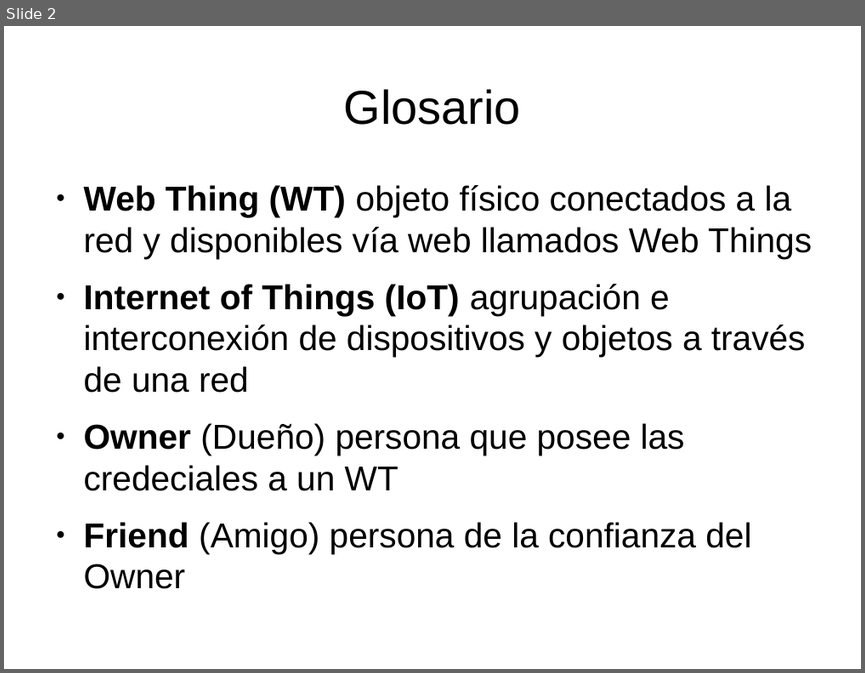
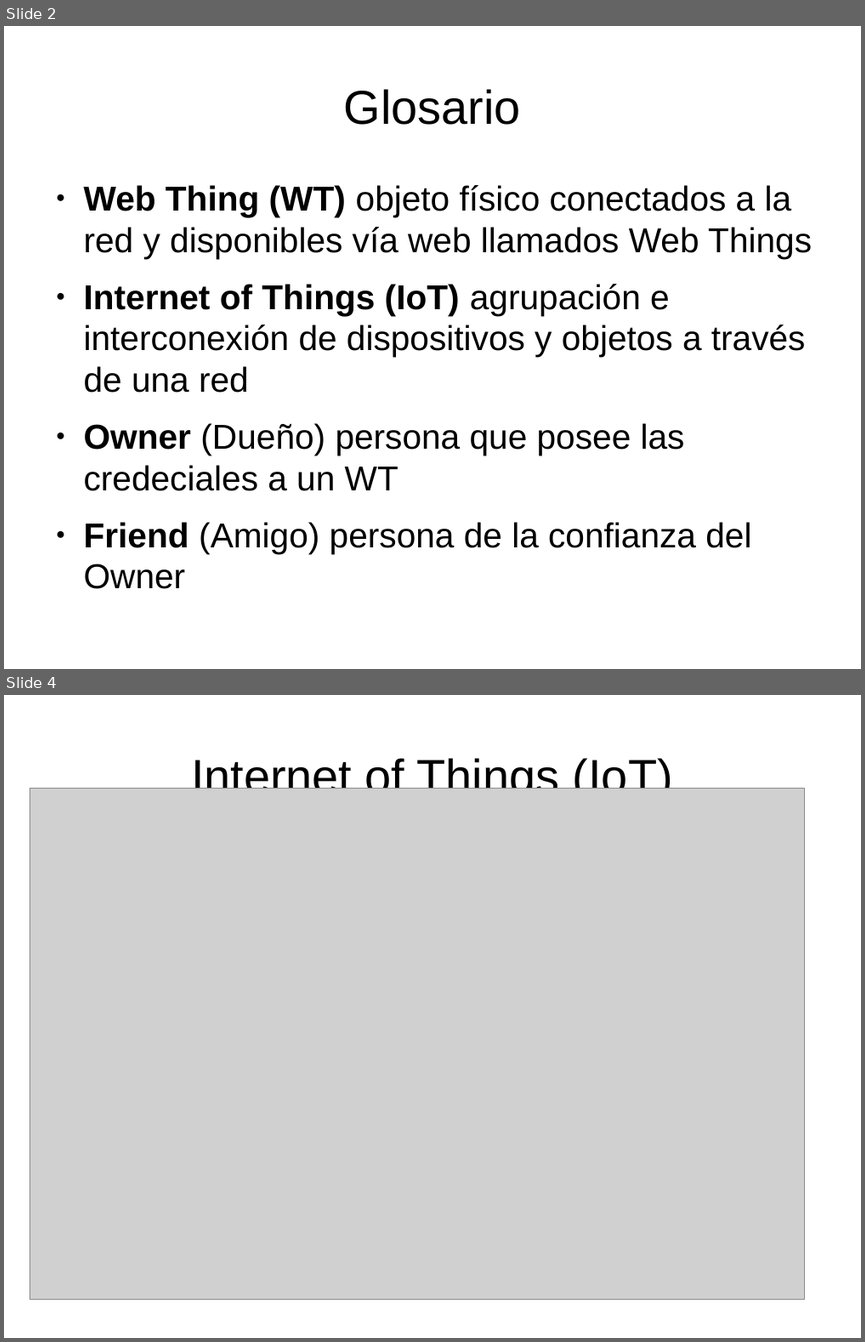
Before and after one commit to danielsalgadop/sac, a slide deck: docs/presentation/social_access_controller.odp. Shown one above the other, each under a label of ours: slide 2 before the commit, slides 2 and 4 after it; the slides between them are not shown. The pictures are 865x673 and 865x1342 pixels, drawn with LibreOffice and Linux fonts; fonts in the diff are those of the drawing; grey boxes stand for pictures. Boxes give left, top, right and bottom in pixels: in the first picture for what was removed or moved away, otherwise in the second. Text is boxed around its words. In the diff, an @@ line names an element or a change of style, - is before the commit and + after.

```diff
--- a/docs/presentation/social_access_controller.odp
+++ b/docs/presentation/social_access_controller.odp
@@ slide 4 added at (4,695,861,1338), background #FFFFFF @@
@@ title added at (191,755,673,801), 44 pt, text #000000 @@
+Internet of Things (IoT)
@@ picture added at (30,789,805,1299) @@
```
Also in this commit, not shown: 1 slide changed, 2 other slides added, 1 slide removed, 7 other files.
